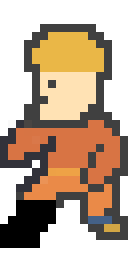
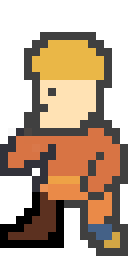
Comparing the layer stacks of the two w=128, h=256 images. Changes:
painted on "Layer 4" over (x1=0, y1=24, x2=128, y2=256)
removed layer "Layer 3" over (x1=0, y1=136, x2=128, y2=192)
removed layer "Layer 2" over (x1=0, y1=104, x2=112, y2=192)
removed layer "Layer 1" over (x1=0, y1=24, x2=128, y2=248)
